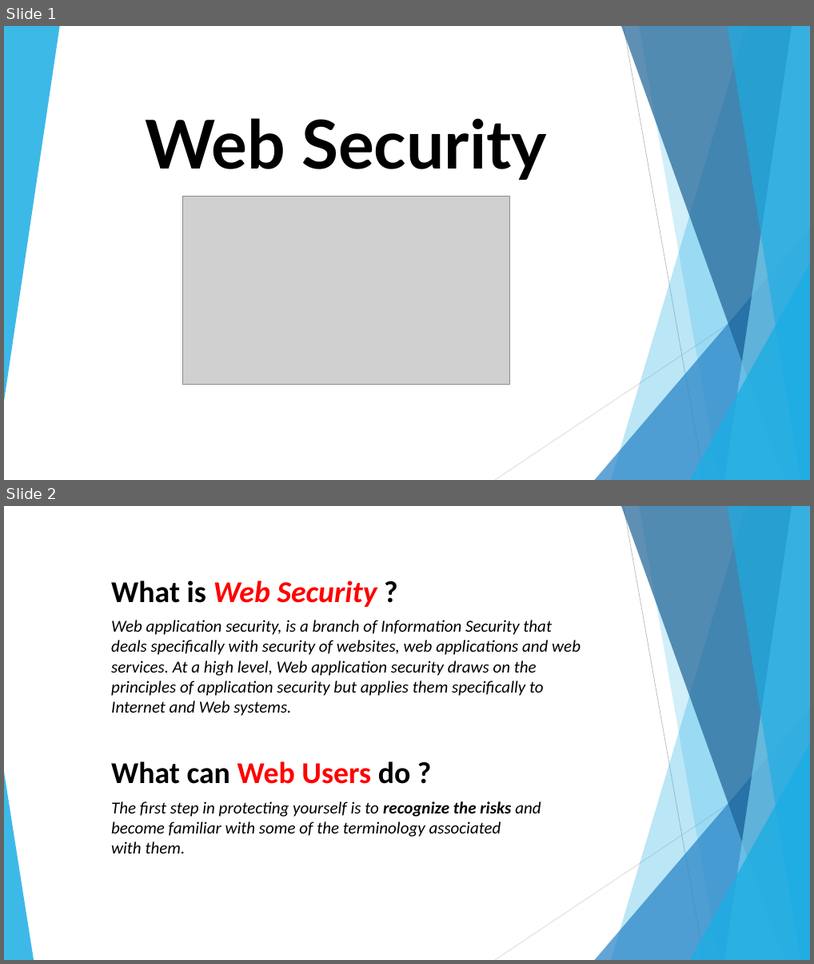
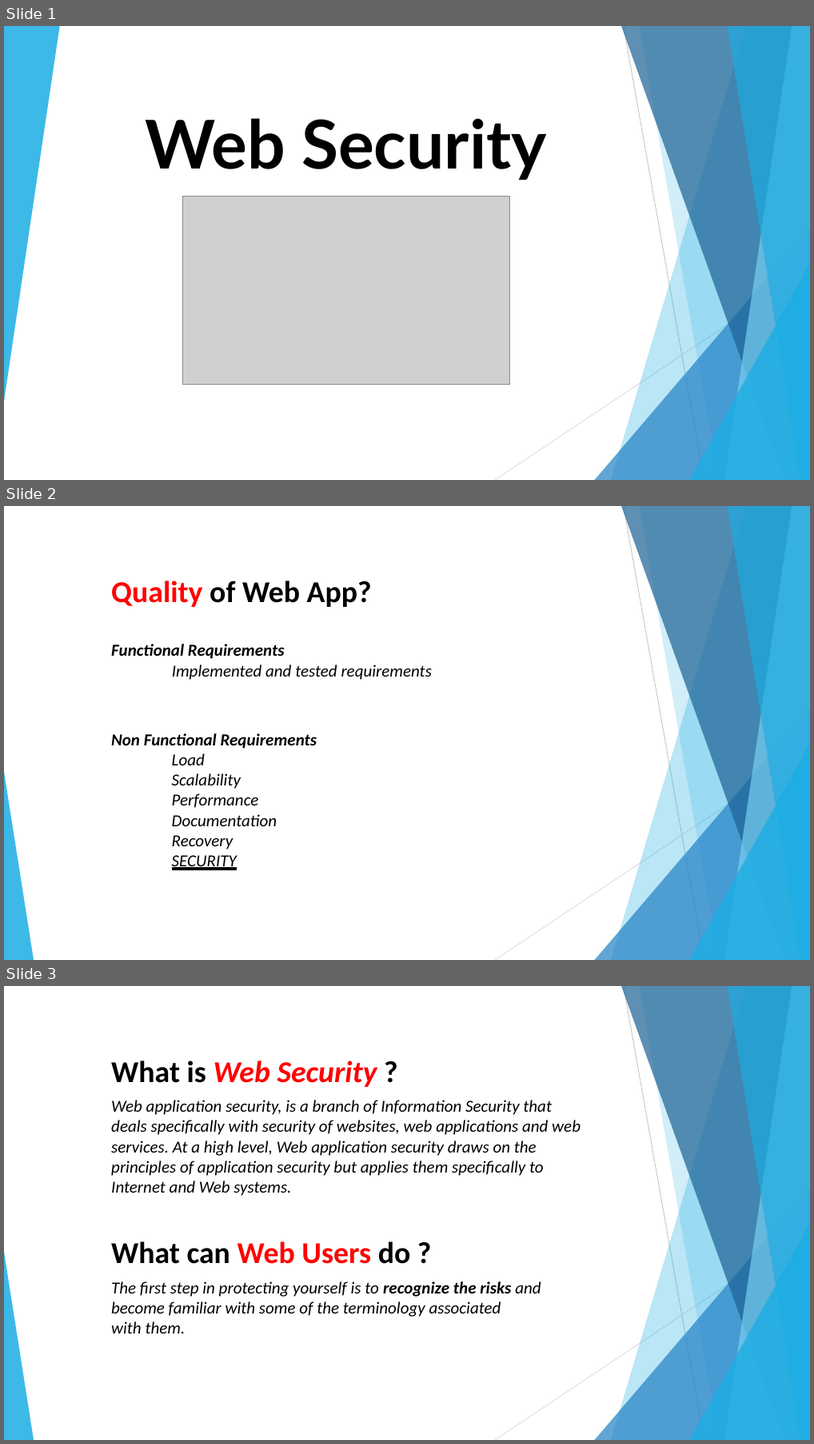
Before and after one commit to tHe-AK/Web-Security-Seminar, a slide deck: Web Security.pptx. Shown one above the other, each under a label of ours: slides 1 and 2 before the commit, slides 1, 2 and 3 after it. The pictures are 814x964 and 814x1444 pixels, drawn with LibreOffice and Linux fonts; fonts in the diff are those of the drawing; grey boxes stand for pictures. Boxes give left, top, right and bottom in pixels: in the first picture for what was removed or moved away, otherwise in the second. Text is boxed around its words. In the diff, an @@ line names an element or a change of style, - is before the commit and + after.

```diff
--- a/Web Security.pptx
+++ b/Web Security.pptx
@@ slide 2 added at (4,506,810,960), background #FFFFFF; not listed: 10 template elements that a slide beside it also shows @@
@@ text added at (111,580,372,607), 36 pt, text #000000, bold @@
+Quality of Web App?
@@ text added at (111,644,432,680), 20 pt, text #000000, italic @@
+Functional Requirements
+Implemented and tested requirements
@@ text added at (111,733,318,870), 20 pt, text #000000, italic @@
+Non Functional Requirements
+Load
+Scalability
+Performance
+Documentation
+Recovery
+SECURITY
@@ what was slide 2 is now slide 3 @@
```
Also in this commit, not shown: 1 slide changed, 14 other slides added, 6 other files.
